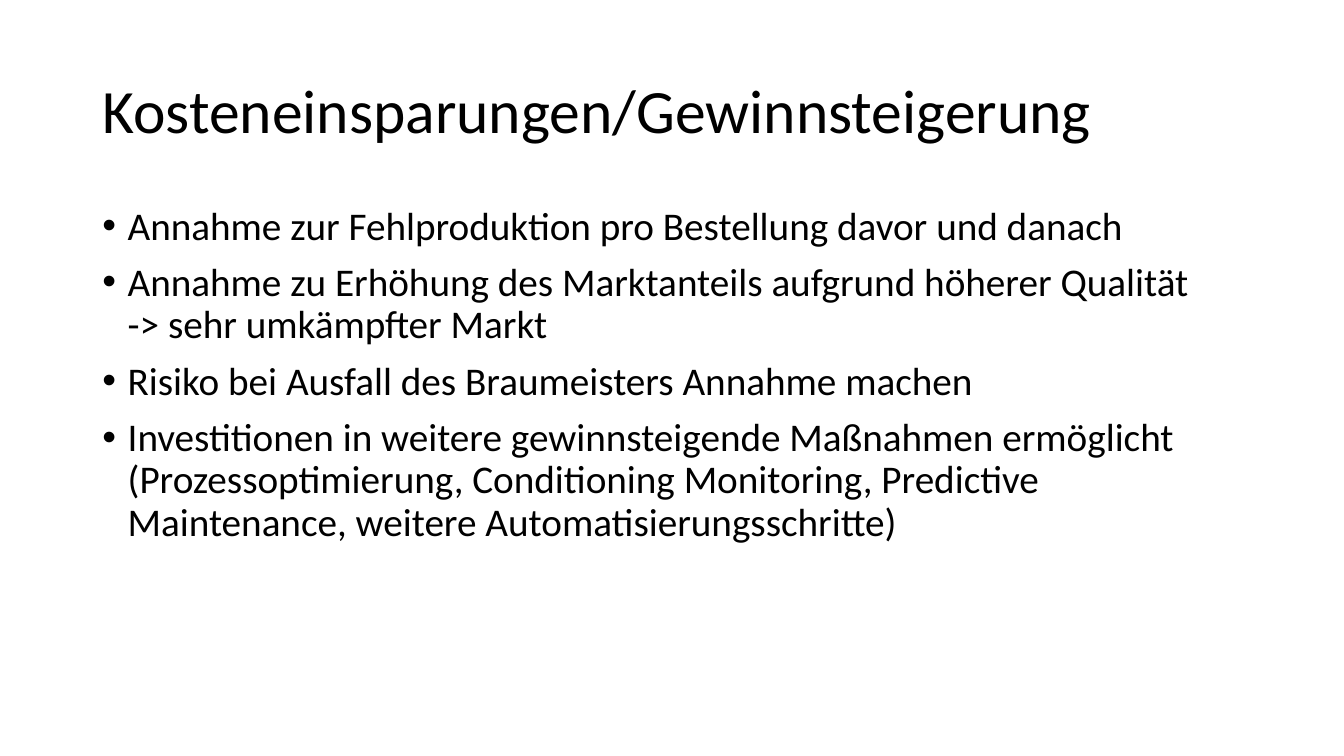
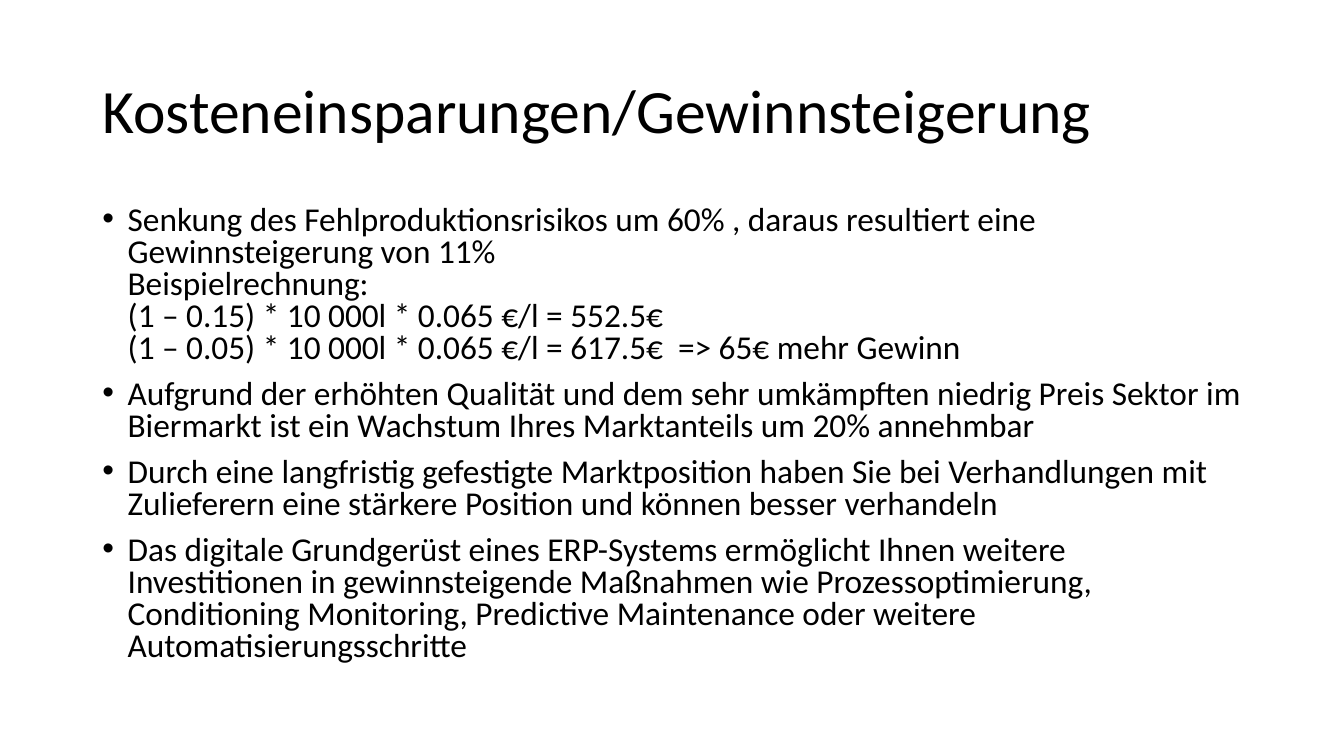
Before and after one commit to albae3333/DigitaleFabrik, a slide deck: slide 12 of Präsentation/Präsentation_Entwurf.pptx (slide 13 before the commit). Drawn at 1344x756 pixels with LibreOffice and Linux fonts; fonts in the diff are those of the drawing. Boxes give left, top, right and bottom in pixels: in the first picture for what was removed or moved away, otherwise in the second. Text is boxed around its words. In the diff, an @@ line names an element or a change of style, - is before the commit and + after.

```diff
--- a/Präsentation/Präsentation_Entwurf.pptx
+++ b/Präsentation/Präsentation_Entwurf.pptx
@@ text at [128,208,1240,663]: text changed; size 28 to 23.8 pt @@
-• Annahme zur Fehlproduktion pro Bestellung davor und danach
-• Annahme zu Erhöhung des Marktanteils aufgrund höherer Qualität
-  -> sehr umkämpfter Markt
-• Risiko bei Ausfall des Braumeisters Annahme machen
-• Investitionen in weitere gewinnsteigende Maßnahmen ermöglicht (Prozessoptimierung, Conditioning Monitoring, Predictive Maintenance, weitere Automatisierungsschritte)
+• Senkung des Fehlproduktionsrisikos um 60% , daraus resultiert eine Gewinnsteigerung von 11%
+  Beispielrechnung:
+  (1 – 0.15) * 10 000l * 0.065 €/l = 552.5€
+  (1 – 0.05) * 10 000l * 0.065 €/l = 617.5€ => 65€ mehr Gewinn
+• Aufgrund der erhöhten Qualität und dem sehr umkämpften niedrig Preis Sektor im Biermarkt ist ein Wachstum Ihres Marktanteils um 20% annehmbar
+• Durch eine langfristig gefestigte Marktposition haben Sie bei Verhandlungen mit Zulieferern eine stärkere Position und können besser verhandeln
+• Das digitale Grundgerüst eines ERP-Systems ermöglicht Ihnen weitere Investitionen in gewinnsteigende Maßnahmen wie Prozessoptimierung, Conditioning Monitoring, Predictive Maintenance oder weitere Automatisierungsschritte
```
Also in this commit, not shown: 1 other slide changed, 3 slides added, 3 slides removed, 1 other file.
